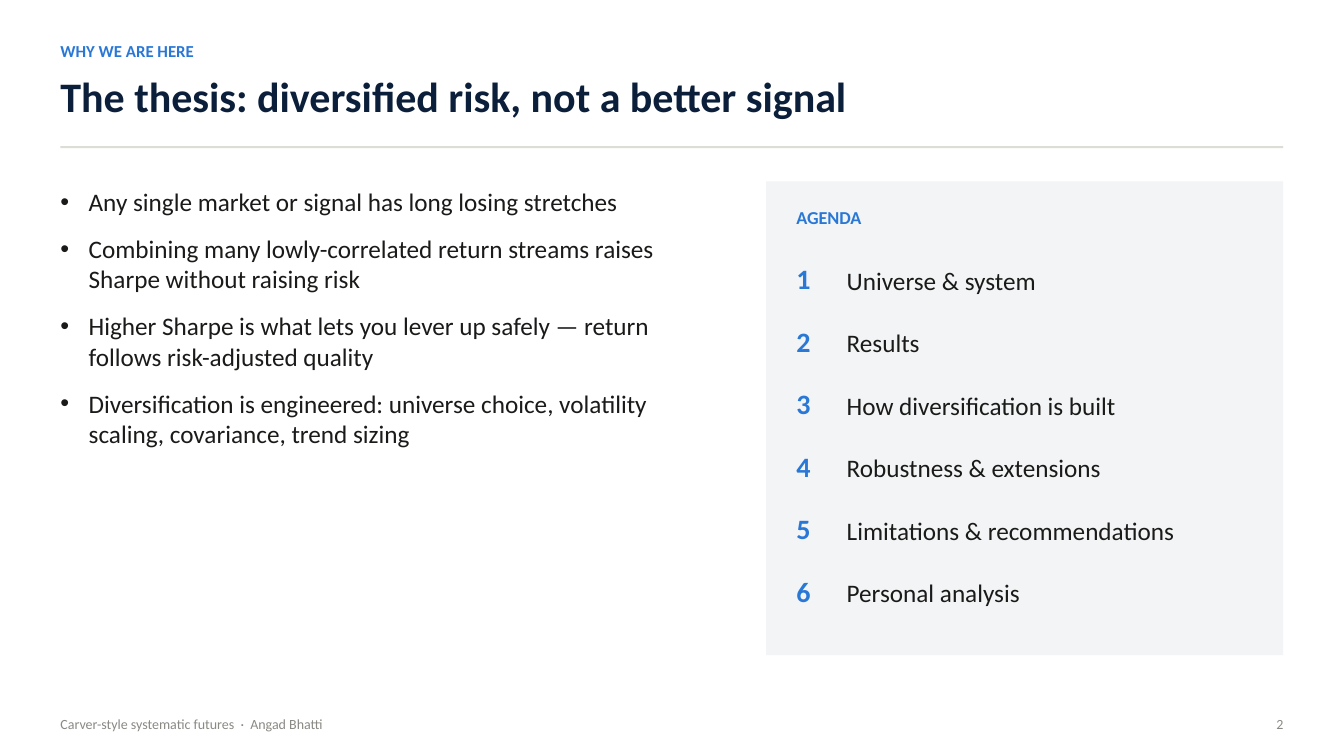
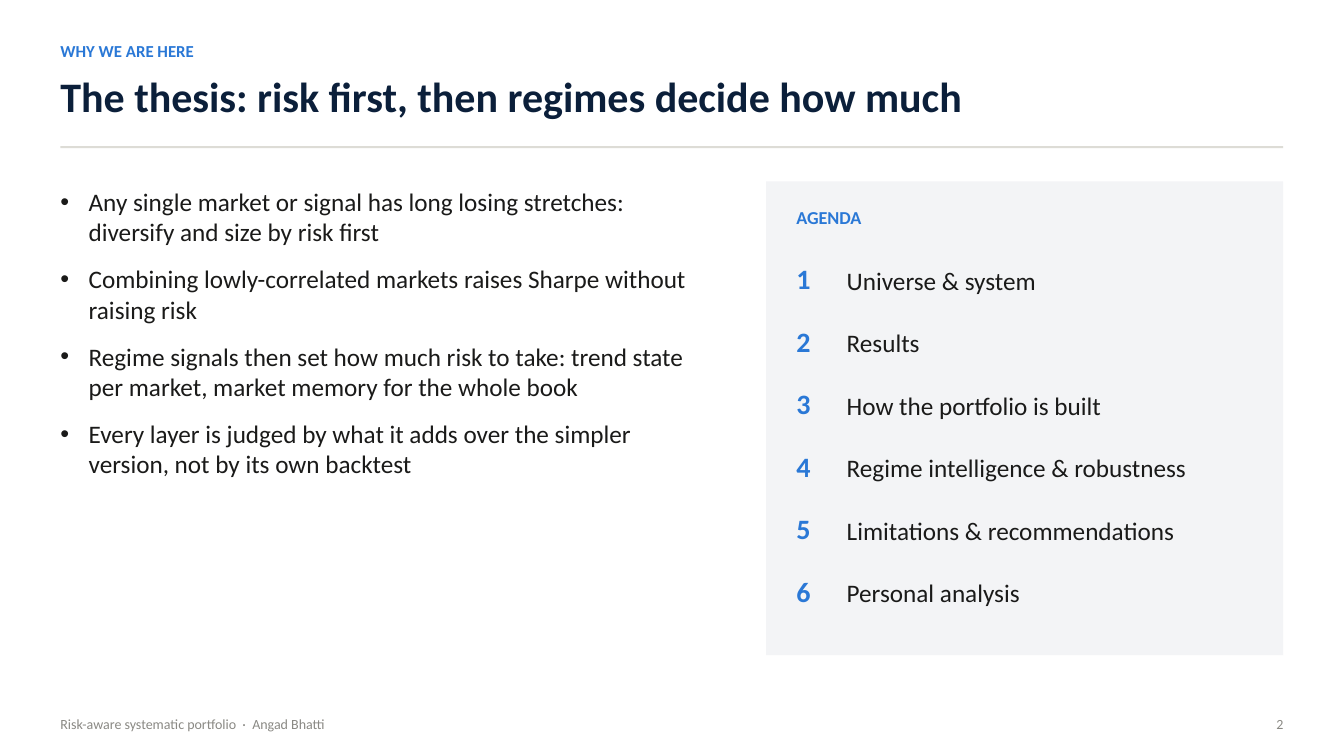
Before and after one commit to Abhatti-123123/carver, a slide deck: slide 2 of carver_presentation.pptx. Drawn at 1344x756 pixels with LibreOffice and Linux fonts; fonts in the diff are those of the drawing. Boxes give left, top, right and bottom in pixels: in the first picture for what was removed or moved away, otherwise in the second. Text is boxed around its words. In the diff, an @@ line names an element or a change of style, - is before the commit and + after.

```diff
--- a/carver_presentation.pptx
+++ b/carver_presentation.pptx
@@ text at [60, 82, 962, 119]: text changed @@
-The thesis: diversified risk, not a better signal
+The thesis: risk first, then regimes decide how much
@@ text at [89, 193, 685, 477]: text changed @@
-• Any single market or signal has long losing stretches
-• Combining many lowly-correlated return streams raises Sharpe without raising risk
-• Higher Sharpe is what lets you lever up safely — return follows risk-adjusted quality
-• Diversification is engineered: universe choice, volatility scaling, covariance, trend sizing
+• Any single market or signal has long losing stretches: diversify and size by risk first
+• Combining lowly-correlated markets raises Sharpe without raising risk
+• Regime signals then set how much risk to take: trend state per market, market memory for the whole book
+• Every layer is judged by what it adds over the simpler version, not by its own backtest
@@ text at [847, 397, 1100, 419]: text changed @@
-How diversification is built
+How the portfolio is built
@@ text at [847, 459, 1186, 482]: text changed @@
-Robustness & extensions
+Regime intelligence & robustness
@@ text at [60, 719, 324, 732]: text changed @@
-Carver-style systematic futures · Angad Bhatti
+Risk-aware systematic portfolio · Angad Bhatti
```
Also in this commit, not shown: 26 other slides changed, 1 other file.
